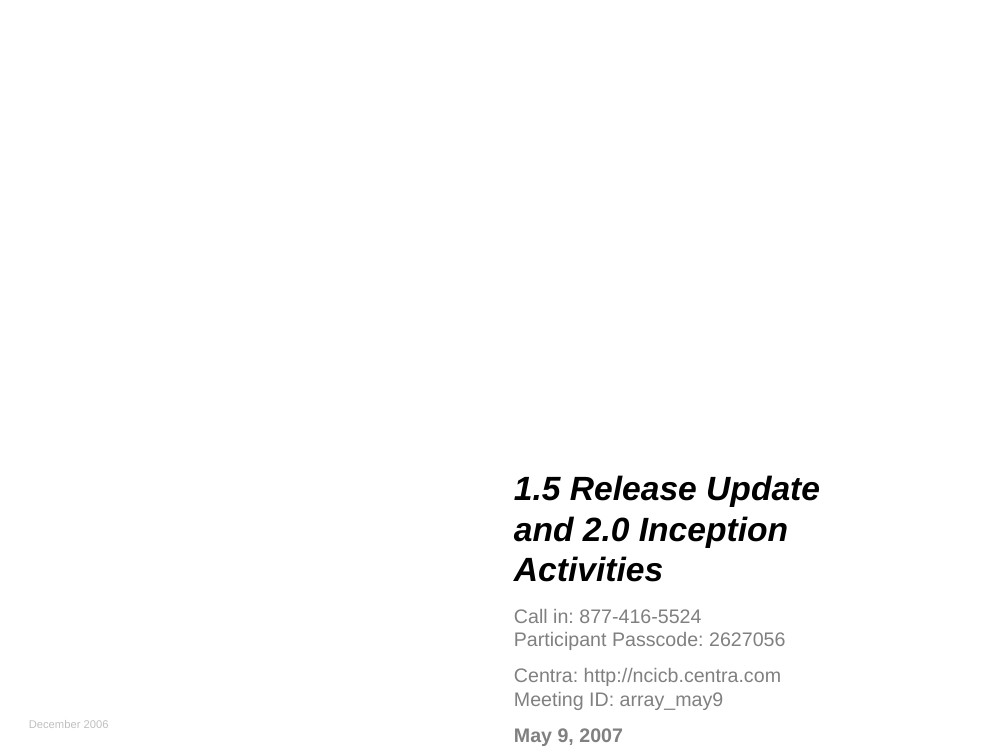
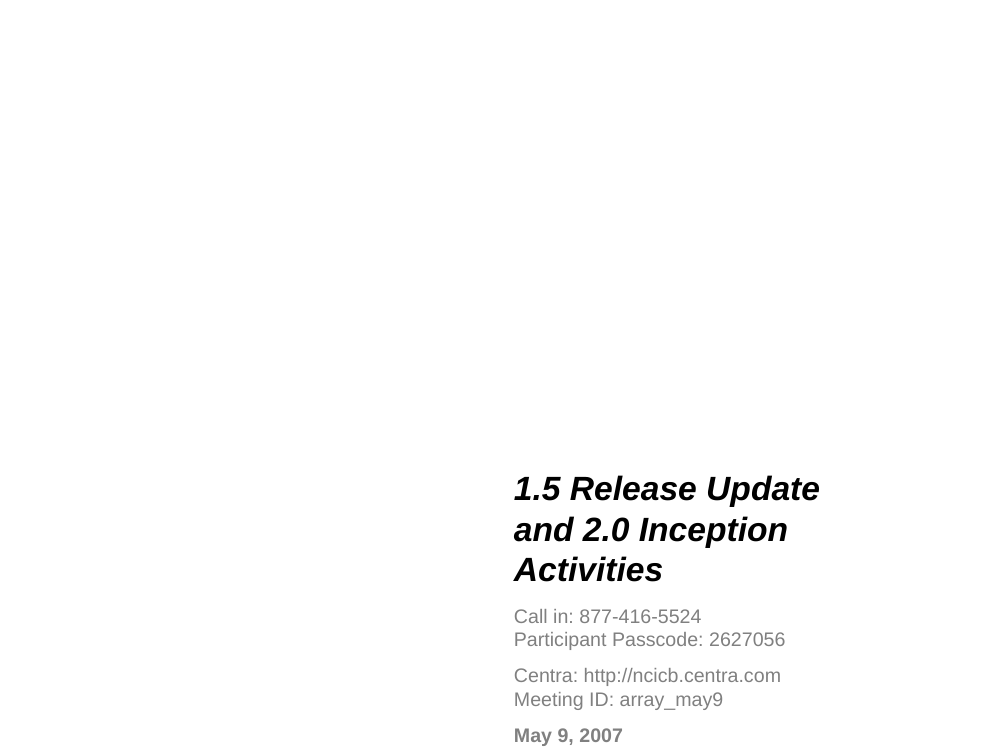
Before and after one commit to NCIP/caarray-docs, a slide deck: slide 1 of project_management/open_meetings/caArray User Community Meeting May 9.ppt. Drawn at 1008x756 pixels with LibreOffice and Linux fonts; fonts in the diff are those of the drawing; background and template pictures are left out. Boxes give left, top, right and bottom in pixels: in the first picture for what was removed or moved away, otherwise in the second. Text is boxed around its words. In the diff, an @@ line names an element or a change of style, - is before the commit and + after.

```diff
--- a/project_management/open_meetings/caArray User Community Meeting May 9.ppt
+++ b/project_management/open_meetings/caArray User Community Meeting May 9.ppt
@@ text removed at <box>29,720,109,728</box> @@
-December 2006
```
Also in this commit, not shown: 3 slides added, 1 slide removed.
